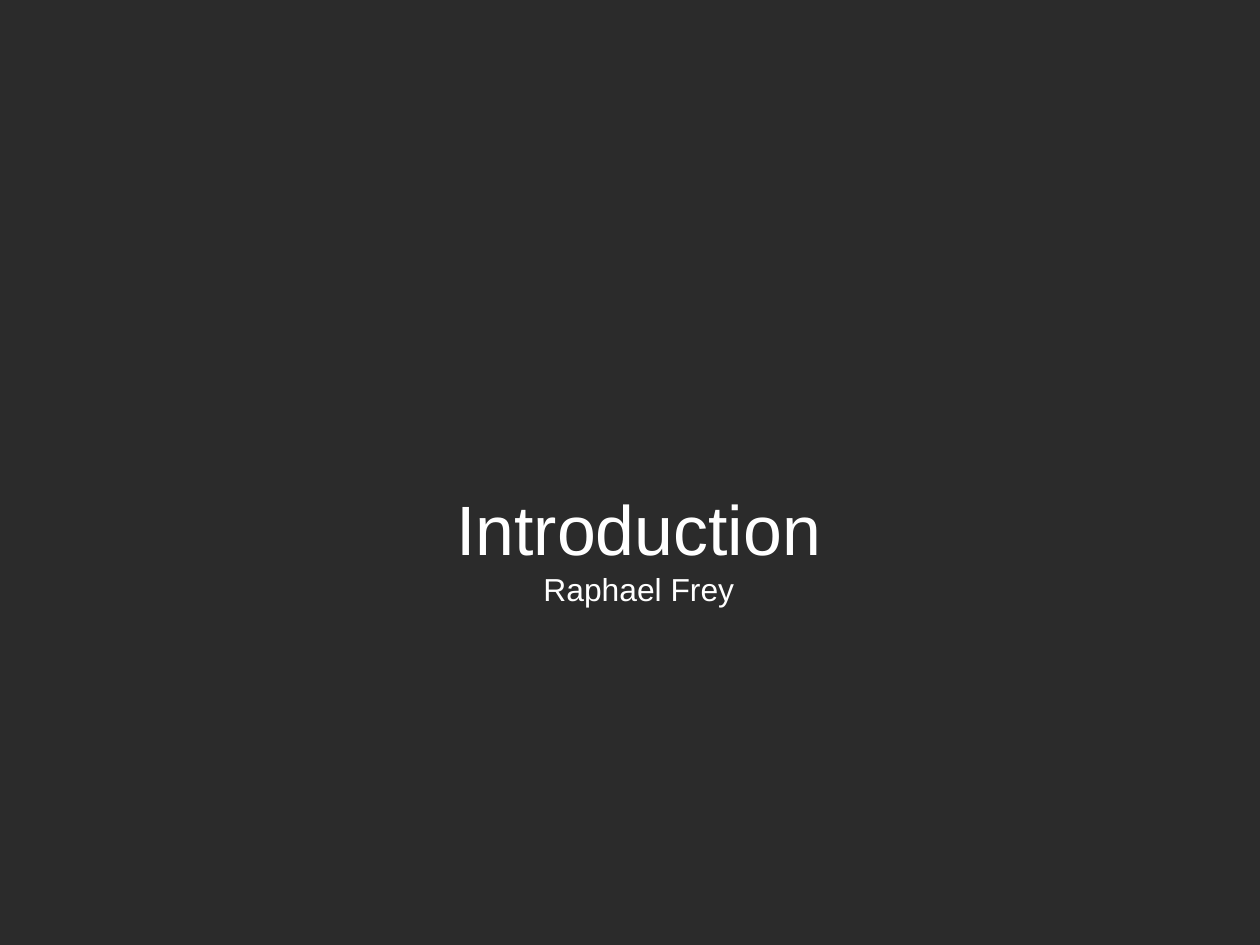
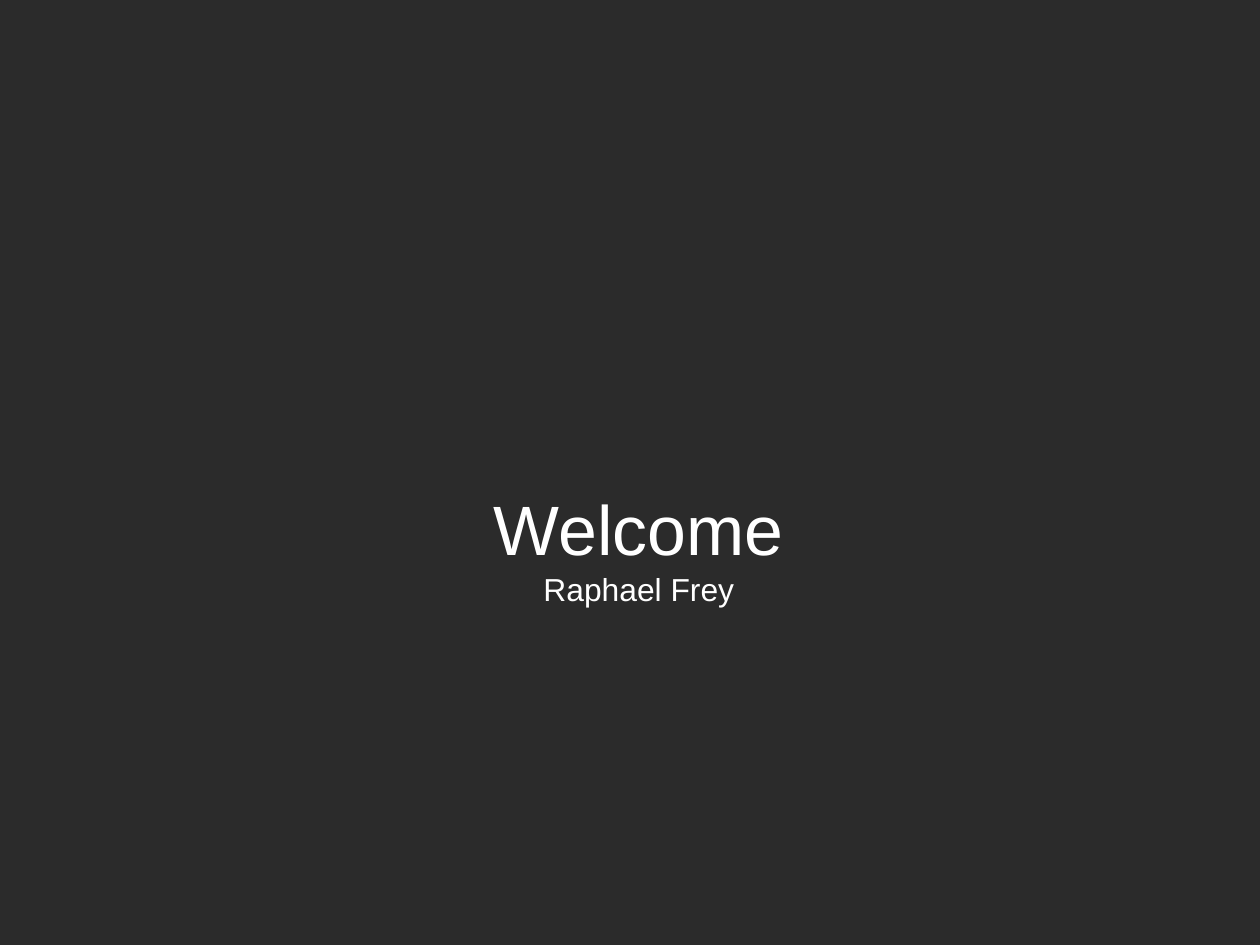
Before and after one commit to TheComet/bat6, a slide deck: slide 2 of doc/presentation/libreoffice/presentation.odp. Drawn at 1260x945 pixels with LibreOffice and Linux fonts; fonts in the diff are those of the drawing; background and template pictures are left out; a plain dark background stands for a picture behind light text. Boxes give left, top, right and bottom in pixels: in the first picture for what was removed or moved away, otherwise in the second. Text is boxed around its words. In the diff, an @@ line names an element or a change of style, - is before the commit and + after.

```diff
--- a/doc/presentation/libreoffice/presentation.odp
+++ b/doc/presentation/libreoffice/presentation.odp
@@ title at (494, 504, 784, 607): text changed; size 44 to 20 pt @@
-Introduction
-Raphael Frey
+Welcome
+Raphael Frey
```
Also in this commit, not shown: 2 other slides changed, 10 slides added, 6 slides removed.
